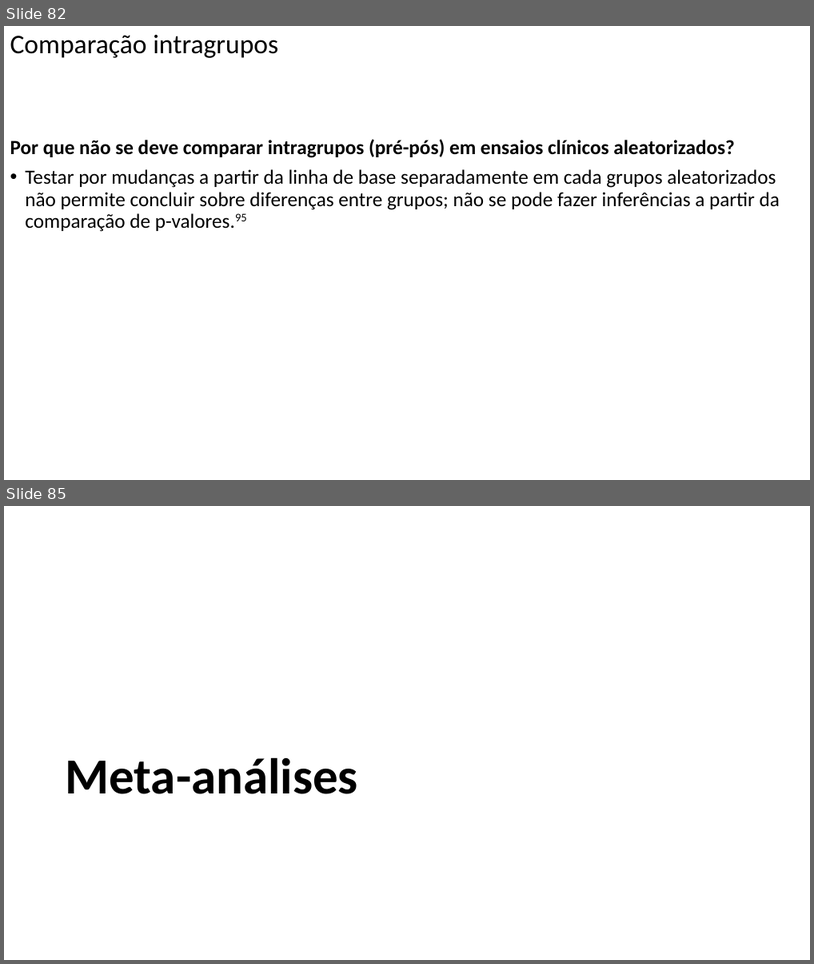
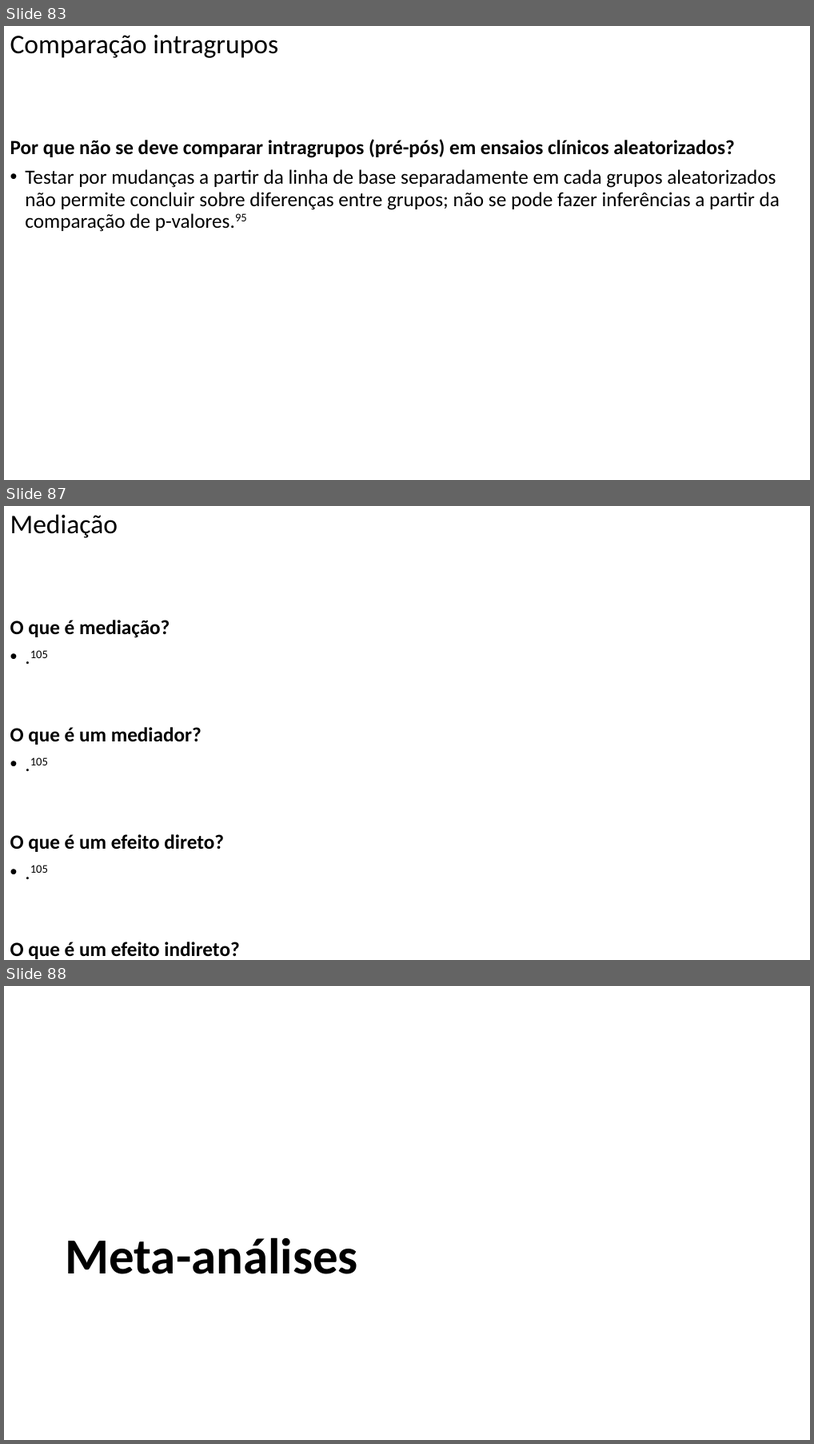
Before and after one commit to FerreiraAS/Ciencia-com-R, a slide deck: docs/Ciência-com-R.pptx. Shown one above the other, each under a label of ours: slides 82 and 85 before the commit, slides 83, 87 and 88 after it; the slides between them are not shown. The pictures are 814x964 and 814x1444 pixels, drawn with LibreOffice and Linux fonts; fonts in the diff are those of the drawing. Boxes give left, top, right and bottom in pixels: in the first picture for what was removed or moved away, otherwise in the second. Text is boxed around its words. In the diff, an @@ line names an element or a change of style, - is before the commit and + after.

```diff
--- a/docs/Ciência-com-R.pptx
+++ b/docs/Ciência-com-R.pptx
@@ slide 87 added at (4,506,810,960), background #FFFFFF @@
@@ title added at (10,514,118,538), 32 pt, text #000000 @@
+Mediação
@@ text added at (10,620,239,959), 24 pt, text #000000, bold @@
+O que é mediação?
+• .105
+O que é um mediador?
+• .105
+O que é um efeito direto?
+• .105
+O que é um efeito indireto?
+• .105
@@ what was slide 82 is now slide 83 @@
@@ what was slide 85 is now slide 88 @@
```
Also in this commit, not shown: 10 slides changed, 2 other slides added, 45 other files.
